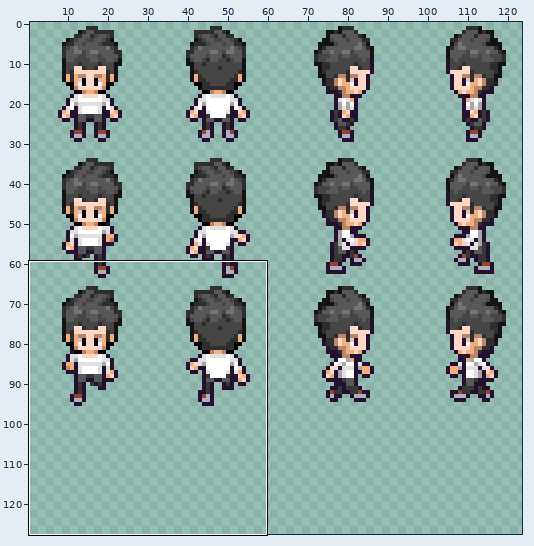
Two states of a sprite sheet, resources/sprites/Character.png. Above: a wide view before the commit, with the close-up outlined.
Close-up. Old version:
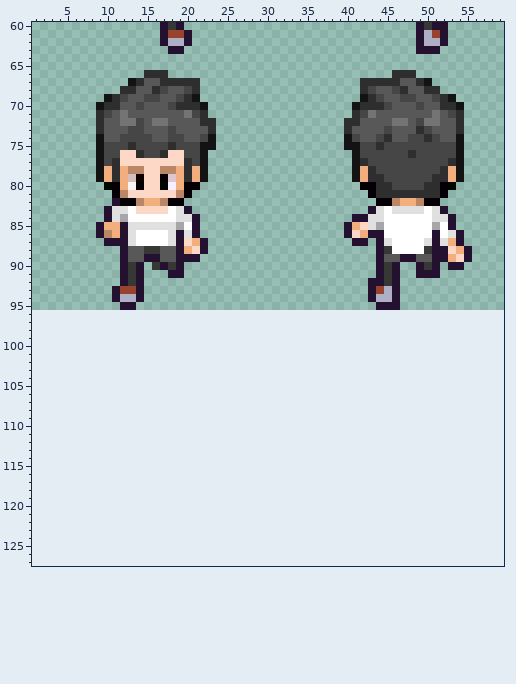
The file is 128x96 pixels. Colours within 5 levels of each other are drawn and written as one. Shown: x 1..59, y 60..127. The old version is drawn lined up with the new one, on the new canvas. The wide view leaves out empty margins. The commit also changed other parts of the picture, which this record leaves out.
New version:
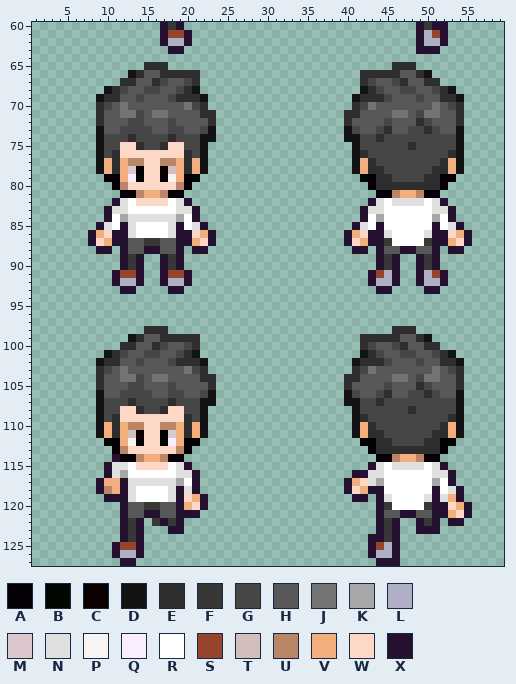
Palette (. is transparent): A #040005  B #000700  C #0b0100  D #131313  E #2e2e2e  F #373735  G #464646  H #585858  J #747474  K #a7a7a9  L #aeaec5  M #dcc7cc  N #e0e0e0  P #f8f4f1  Q #f9edff  R #ffffff  S #96442c  T #d3bebb  U #b98768  V #f2af7d  W #fdd8c6  X #24112f
What changed:
canvas 128x96 -> 128x128
@@ x 1..59 @@
  64 ...........................................................
- 65 ...........................................................
- 66 ..............EEE............................EEE...........
- 67 ............DEHHEEEEE....................EEEEEHHED.........
- 68 ...........EEHHEGHHGE....................EGHHGEHHEE........
- 69 .........DEGHHGGHHGED....................DEGHHGGHHGED......
- 70 ........DEEHHGHHHGEEED..................DEEEGHHHGHHEED.....
- 71 ........EGHJHHHHHHHJGE..................EGJHHHHHHHJHGE.....
- 72 ........EHHJJGHJJHHHHEE................EEHHHHJJHGJJHHE.....
- 73 ........EHHHGGHHHGHHHHE................EHHHHGHHHEGHHHE.....
- 74 ........DHHGGGGHHGGHHGD................DGHHGEHHGGEGHHD.....
- 75 ........DGGGEGGGGEGGGDD................DDGGEGGGGGGGGGD.....
- 76 ........DGGWWEGGEWWGGD..................DGGGGGGEGGGGGD.....
- 77 ........DGEWWWWWWWWEGD..................DEGGGGGGGGGGED.....
- 78 ........DVEVUUWWUUVEVD..................DVEGGGGGGGGEVD.....
- 79 ........DVEVTCWWAMVEVD..................DVEEGGGGGGEEVD.....
- 80 .........BAVPAWWBQVAA....................AAEEGGGGEEAB......
- 81 ..........AUWWWWWWUA......................AEEEEEEEEA.......
- 82 ..........XAAUVVUAA........................AAUVVUAA........
- 83 .........XNNRWWWWRNX......................XNRNNNNRNX.......
- 84 .........XNKRRRRRRNNX...................XXNNRRRRRRNNX......
- 85 ........XVVXNNNNNNKRX..................XVWNKRRRRRRKRX......
- 86 ........XUVXNRRRRNXNX..................XWVXXRRRRRRXRNX.....
- 87 .........XXXNRRRRNXWVX..................XX.XNRRRRNXNVX.....
- 88 ...........XHHFFHHXVWX.....................XFRRRRFXXWVX....
- 89 ...........XHHXXHHXXX......................XHHXXHHXXVWX....
- 90 ...........XFX.FXFX........................XFX..XFX.XX.....
- 91 ...........XFX...XX........................XFX..XXX........
- 92 ...........XFX............................XXFX.............
- 93 ..........XSSX............................XSLX.............
- 94 ..........XLLX............................XLLX.............
- 95 ...........XX..............................XXX.............
+ 65 ..............EEE............................EEE...........
+ 66 ............DEHHEEEEE....................EEEEEHHED.........
+ 67 ...........EEHHEGHHGE....................EGHHGEHHEE........
+ 68 .........DEGHHGGHHGED....................DEGHHGGHHGED......
+ 69 ........DEEHHGHHHGEEED..................DEEEGHHHGHHEED.....
+ 70 ........EGHJHHHHHHHJGE..................EGJHHHHHHHJHGE.....
+ 71 ........EHHJJGHJJHHHHEE................EEHHHHJJHGJJHHE.....
+ 72 ........EHHHGGHHHGHHHHE................EHHHHGHHHEGHHHE.....
+ 73 ........DHHGGGGHHGGHHGD................DGHHGEHHGGEGHHD.....
+ 74 ........DGGGEGGGGEGGGDD................DDGGEGGGGGGGGGD.....
+ 75 ........DGGWWEGGEWWGGD..................DGGGGGGEGGGGGD.....
+ 76 ........DGEWWWWWWWWEGD..................DEGGGGGGGGGGED.....
+ 77 ........DVEVUUWWUUVEVD..................DVEGGGGGGGGEVD.....
+ 78 ........DVEVMAWWCTVEVD..................DVEEGGGGGGEEVD.....
+ 79 .........AAVQBWWAPVAB....................BAEEGGGGEEAA......
+ 80 ..........AUWWWWWWUA......................AEEEEEEEEA.......
+ 81 ...........AAUVVUAA........................AAUVVUAA........
+ 82 ..........XNRWWWWRNX......................XNRNNNNRNX.......
+ 83 .........XNNRRRRRRNNX....................XNNRRRRRRNNX......
+ 84 .........XRKNNNNNNKRX....................XRKRRRRRRKRX......
+ 85 ........XNRXNRRRRNXRNX..................XNRXRRRRRRXRNX.....
+ 86 .......XVWXXNRRRRNXXWVX................XVWXXNRRRRNXXWVX....
+ 87 .......XWVXXHHFFHHXXVWX................XWVXXFRRRRFXXVWX....
+ 88 ........XX.XHHXXHHX.XX..................XX.XHHXXHHX.XX.....
+ 89 ...........XFX..XFX........................XFX..XFX........
+ 90 ...........XFX..XFX........................XFX..XFX........
+ 91 ..........XSSX..XSSX......................XSLX..XLSX.......
+ 92 ..........XLLX..XLLX......................XLLX..XLLX.......
+ 93 ...........XX....XX........................XX....XX........
+ 94 ...........................................................
+ 95 ...........................................................
  96 ...........................................................
  97 ...........................................................
- 98 ...........................................................
- 99 ...........................................................
-100 ...........................................................
-101 ...........................................................
-102 ...........................................................
-103 ...........................................................
-104 ...........................................................
-105 ...........................................................
-106 ...........................................................
-107 ...........................................................
-108 ...........................................................
-109 ...........................................................
-110 ...........................................................
-111 ...........................................................
-112 ...........................................................
-113 ...........................................................
-114 ...........................................................
-115 ...........................................................
-116 ...........................................................
-117 ...........................................................
-118 ...........................................................
-119 ...........................................................
-120 ...........................................................
-121 ...........................................................
-122 ...........................................................
-123 ...........................................................
-124 ...........................................................
-125 ...........................................................
-126 ...........................................................
-127 ...........................................................
+ 98 ..............EEE............................EEE...........
+ 99 ............DEHHEEEEE....................EEEEEHHED.........
+100 ...........EEHHEGHHGE....................EGHHGEHHEE........
+101 .........DEGHHGGHHGED....................DEGHHGGHHGED......
+102 ........DEEHHGHHHGEEED..................DEEEGHHHGHHEED.....
+103 ........EGHJHHHHHHHJGE..................EGJHHHHHHHJHGE.....
+104 ........EHHJJGHJJHHHHEE................EEHHHHJJHGJJHHE.....
+105 ........EHHHGGHHHGHHHHE................EHHHHGHHHEGHHHE.....
+106 ........DHHGGGGHHGGHHGD................DGHHGEHHGGEGHHD.....
+107 ........DGGGEGGGGEGGGDD................DDGGEGGGGGGGGGD.....
+108 ........DGGWWEGGEWWGGD..................DGGGGGGEGGGGGD.....
+109 ........DGEWWWWWWWWEGD..................DEGGGGGGGGGGED.....
+110 ........DVEVUUWWUUVEVD..................DVEGGGGGGGGEVD.....
+111 ........DVEVTCWWAMVEVD..................DVEEGGGGGGEEVD.....
+112 .........BAVPAWWBQVAA....................AAEEGGGGEEAB......
+113 ..........AUWWWWWWUA......................AEEEEEEEEA.......
+114 ..........XAAUVVUAA........................AAUVVUAA........
+115 .........XNNRWWWWRNX......................XNRNNNNRNX.......
+116 .........XNKRRRRRRNNX...................XXNNRRRRRRNNX......
+117 ........XVVXNNNNNNKRX..................XVWNKRRRRRRKRX......
+118 ........XUVXNRRRRNXNX..................XWVXXRRRRRRXRNX.....
+119 .........XXXNRRRRNXWVX..................XX.XNRRRRNXNVX.....
+120 ...........XHHFFHHXVWX.....................XFRRRRFXXWVX....
+121 ...........XHHXXHHXXX......................XHHXXHHXXVWX....
+122 ...........XFX.FXFX........................XFX..XFX.XX.....
+123 ...........XFX...XX........................XFX..XXX........
+124 ...........XFX............................XXFX.............
+125 ..........XSSX............................XSLX.............
+126 ..........XLLX............................XLLX.............
+127 ...........XX..............................XXX.............
Pixel boxes of the changes (left, top, right, bottom) in both close-ups:
changed: (88, 62, 216, 566)
changed: (344, 62, 472, 566)
